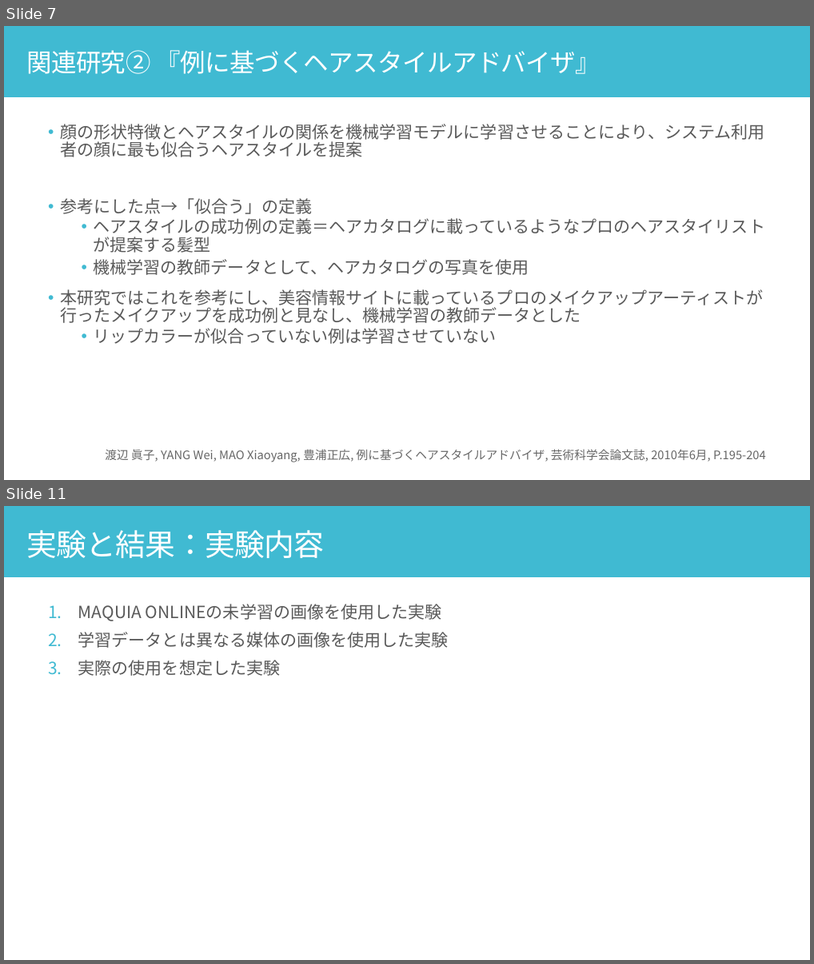
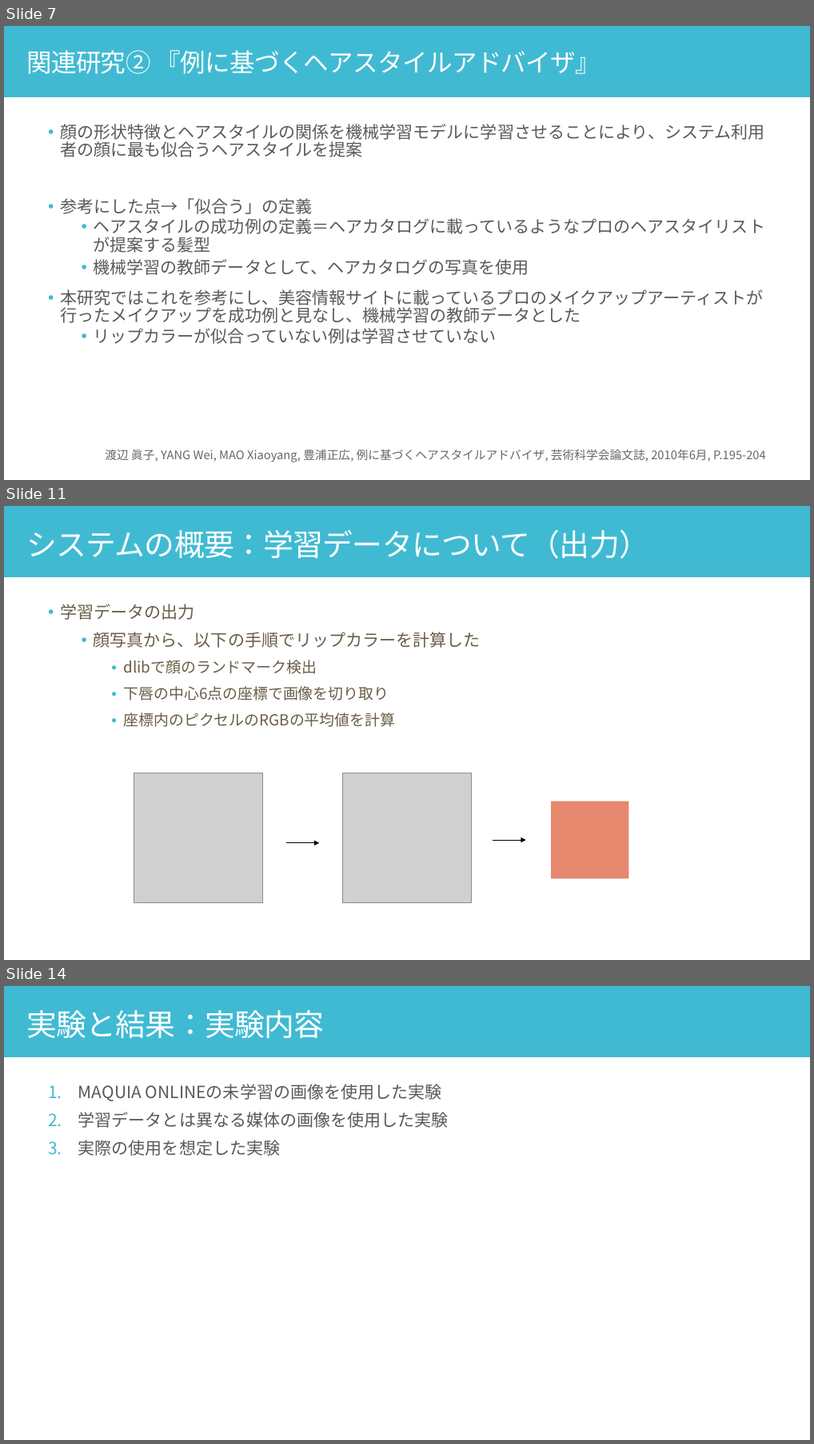
Before and after one commit to yuu5322/sci23, a slide deck: 口頭試問.pptx. Shown one above the other, each under a label of ours: slides 7 and 11 before the commit, slides 7, 11 and 14 after it; the slides between them are not shown. The pictures are 814x964 and 814x1444 pixels, drawn with LibreOffice and Linux fonts; fonts in the diff are those of the drawing; grey boxes stand for pictures. Boxes give left, top, right and bottom in pixels: in the first picture for what was removed or moved away, otherwise in the second. Text is boxed around its words. In the diff, an @@ line names an element or a change of style, - is before the commit and + after.

```diff
--- a/口頭試問.pptx
+++ b/口頭試問.pptx
@@ slide 11 added at <box>4,506,810,960</box>, background #FFFFFF @@
@@ rectangle added at <box>4,506,810,577</box>, fill #40BAD2 @@
@@ text added at <box>26,530,650,559</box>, 36 pt, text #FFFFFF @@
+システムの概要：学習データについて（出力）
@@ text added at <box>60,604,481,727</box>, 18 pt, text #695D46 @@
+• 学習データの出力
+  • 顔写真から、以下の手順でリップカラーを計算した
+    • dlibで顔のランドマーク検出
+    • 下唇の中心6点の座標で画像を切り取り
+    • 座標内のピクセルのRGBの平均値を計算
@@ picture added at <box>134,772,263,902</box> @@
@@ picture added at <box>342,772,472,902</box> @@
@@ rectangle added at <box>551,801,630,879</box>, fill #E6886E @@
@@ arrow added from (494, 840) to (526, 840), #000000 0.75 pt @@
@@ arrow added from (286, 843) to (320, 843), #000000 0.75 pt @@
@@ what was slide 11 is now slide 14 @@
```
Also in this commit, not shown: 11 slides changed, 3 other slides added.
